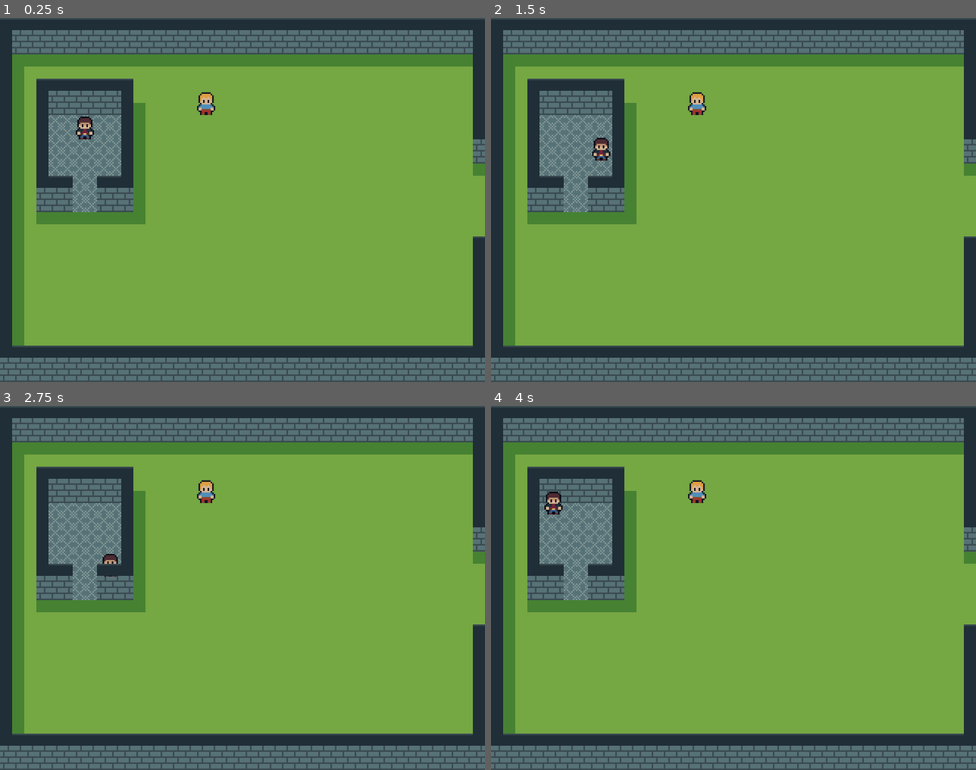
Above: before the commit, frames 1-4 (two rows, left to right).
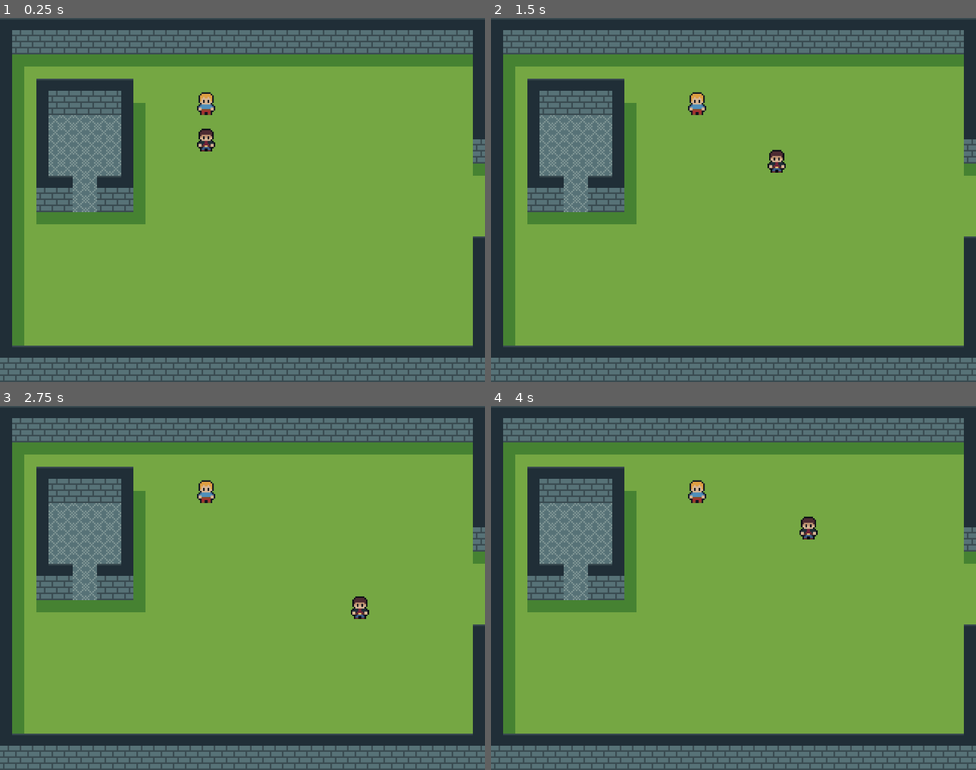
Above: after the commit, the same moments.

Repository: Paraldos/vampire-game
Game: Godot game, scene res://level/graveyard.tscn
Same seed, same stepped clock (60 frames per second), same inputs: the game is played once before the commit and once after it.
Inputs:
- Up to frame 1 (0.25 s): no input
- Up to frame 2 (1.5 s): tap Enter at 0.5 s; hold D (right) 0.53-1.28 s; tap Space (action) at 0.6, 1.35 s; hold S (down) from 1.28 s (still down)
- Up to frame 3 (2.75 s): release S (down) at 2.03 s; hold D (right) from 2.03 s (still down); tap Space (action) at 2.1 s
- Up to frame 4 (4 s): release D (right) at 2.78 s; hold W (up) 2.78-3.53 s; tap Space (action) at 2.85, 3.6 s; hold A (left) from 3.53 s (still down)

The runs differ from the first frame. In frame 1, 0.4% of the frame differs, in the area x 15-45%, y 27-37%; in frame 2, 0.4%; in frame 3, 0.3%; in frame 4, 0.4%.

Commit message:
refined dialog system

Diff:
--- a/dialog_controller/dialog_controller.tscn
+++ b/dialog_controller/dialog_controller.tscn
@@ -6,32 +6,26 @@
 [node name="DialogController" type="Node"]
 script = ExtResource("1_le42q")
 
-[node name="test" type="Node" parent="." node_paths=PackedStringArray("options")]
+[node name="TestNPC" type="Node" parent="." node_paths=PackedStringArray("options")]
 script = ExtResource("2_tkkac")
 speaker = "Test NPC"
 paragraph_text = "test paragraph"
-btn_text = "Test"
-options = [NodePath("../test2"), NodePath("../test3"), NodePath("../test4")]
+btn_text = "Return"
+options = [NodePath("TestNPC1"), NodePath("TestNPC2")]
+add_end_conversation = true
 metadata/_custom_type_script = "uid://d0aba2e1s8rqx"
 
-[node name="test2" type="Node" parent="." node_paths=PackedStringArray("options")]
+[node name="TestNPC1" type="Node" parent="TestNPC"]
 script = ExtResource("2_tkkac")
 speaker = "Test NPC"
-paragraph_text = "Test2 Paragraph"
-btn_text = "Test2"
-options = [NodePath("../test4")]
+paragraph_text = "Dies Ist Antwort 1"
+btn_text = "Antwort 1"
 metadata/_custom_type_script = "uid://d0aba2e1s8rqx"
 
-[node name="test3" type="Node" parent="."]
+[node name="TestNPC2" type="Node" parent="TestNPC" node_paths=PackedStringArray("options")]
 script = ExtResource("2_tkkac")
 speaker = "Test NPC"
-paragraph_text = "Rest3 paragraph"
-btn_text = "Test3"
+paragraph_text = "Dies ist Antwort 2"
+btn_text = "Antwort 2"
+options = [NodePath("..")]
 metadata/_custom_type_script = "uid://d0aba2e1s8rqx"
-
-[node name="test4" type="Node" parent="."]
-script = ExtResource("2_tkkac")
-speaker = "Test NPC"
-paragraph_text = "test4 paragraph"
-btn_text = "Test4"
-metadata/_custom_type_script = "uid://d0aba2e1s8rqx"
--- a/dialog_controller/dialog_option.gd
+++ b/dialog_controller/dialog_option.gd
@@ -5,3 +5,4 @@
 @export var paragraph_text := ''
 @export var btn_text := ''
 @export var options : Array[DialogOption]
+@export var add_end_conversation = false
--- a/dialog_controller/dialog_ui.gd
+++ b/dialog_controller/dialog_ui.gd
@@ -34,6 +34,9 @@
 		var btn = option_btn_bp.instantiate()
 		btn.option = option
 		option_btns.add_child(btn)
+	if current_dialog.add_end_conversation:
+		var btn = option_btn_bp.instantiate()
+		option_btns.add_child(btn)
 	if current_dialog.options.size() == 0:
 		var btn = option_btn_bp.instantiate()
 		option_btns.add_child(btn)
--- a/level/graveyard.tscn
+++ b/level/graveyard.tscn
@@ -14,7 +14,7 @@
 position = Vector2(136, 56)
 
 [node name="Player" parent="." index="2" instance=ExtResource("2_ujcix")]
-position = Vector2(56, 72)
+position = Vector2(136, 80)
 
 [node name="SceneTransition" parent="." index="3" instance=ExtResource("4_wb1sq")]
 position = Vector2(320, 120)
--- a/npcs/template/npc_template.tscn
+++ b/npcs/template/npc_template.tscn
@@ -12,7 +12,7 @@
 collision_layer = 4
 collision_mask = 0
 script = ExtResource("1_l3eyb")
-dialog_id = "test"
+dialog_id = "TestNPC"
 
 [node name="Sprite2D" type="Sprite2D" parent="."]
 texture = ExtResource("1_ojbtl")
